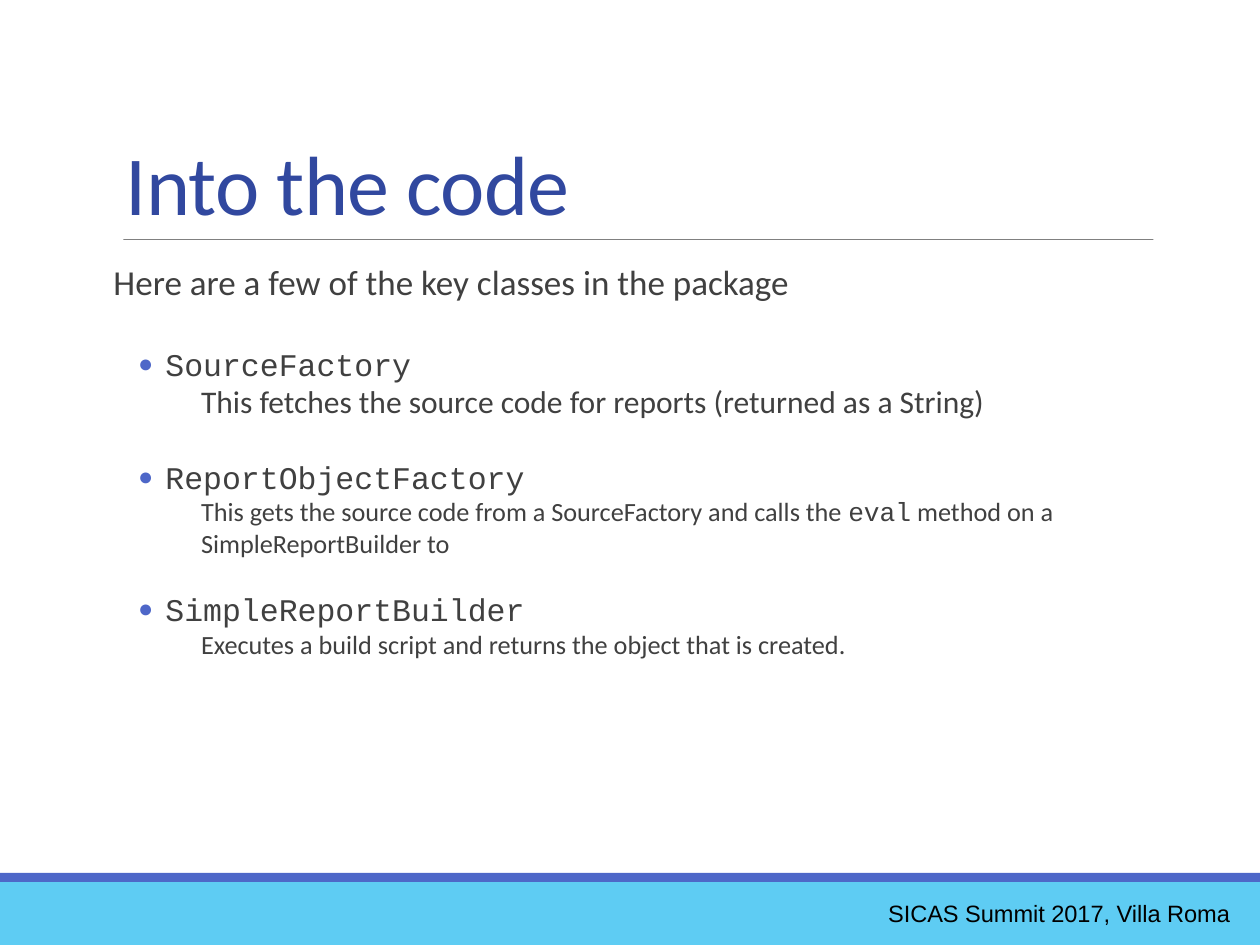
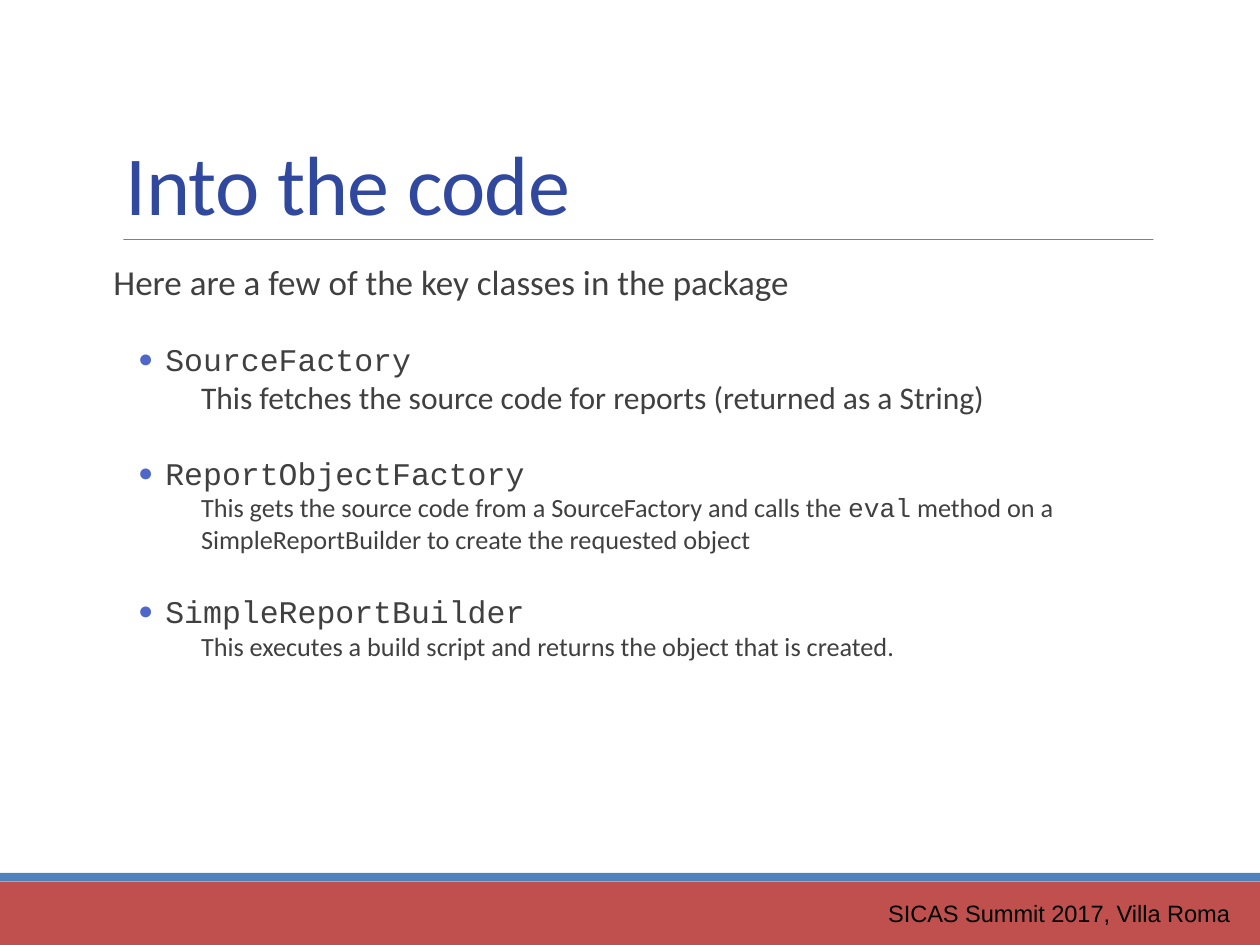
Before and after one commit to ewcole/simple_report, a slide deck: slide 33 of docs/SICAS_2017/Cole_Drop-In Reporting with Groovy.pptx. Drawn at 1260x945 pixels with LibreOffice and Linux fonts; fonts in the diff are those of the drawing. Boxes give left, top, right and bottom in pixels: in the first picture for what was removed or moved away, otherwise in the second. Text is boxed around its words. In the diff, an @@ line names an element or a change of style, - is before the commit and + after.

Commit message:
changes to powerpoint slides

```diff
--- a/docs/SICAS_2017/Cole_Drop-In Reporting with Groovy.pptx
+++ b/docs/SICAS_2017/Cole_Drop-In Reporting with Groovy.pptx
@@ text at [201,386,984,415]: list level 5 to 1 in "This fetches the source code ..." @@
@@ text at [201,498,1054,554]: text changed @@
-        This gets the source code from a SourceFactory and calls the eval method on a SimpleReportBuilder to
+This gets the source code from a SourceFactory and calls the eval method on a SimpleReportBuilder to create the requested object
@@ text at [201,637,894,661]: text changed @@
-        Executes a build script and returns the object that is created.
+This executes a build script and returns the object that is created.
@@ rectangle at [0,882,1260,945]: fill #5ECCF3 to #C0504D @@
@@ rectangle at [0,873,1260,882]: fill #4E67C8 to #4F81BD @@
```
Also in this commit, not shown: 45 other slides changed, 1 other file.
